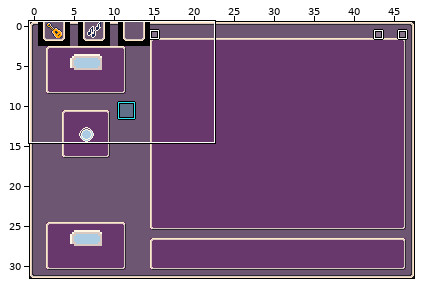
Two states of a LDtk project, tiny-cli/src/main/resources/sfx/sfx-editor.ldtk. The picture above shows the old version from afar; the outline marks the close-up.
Close-up. Before:
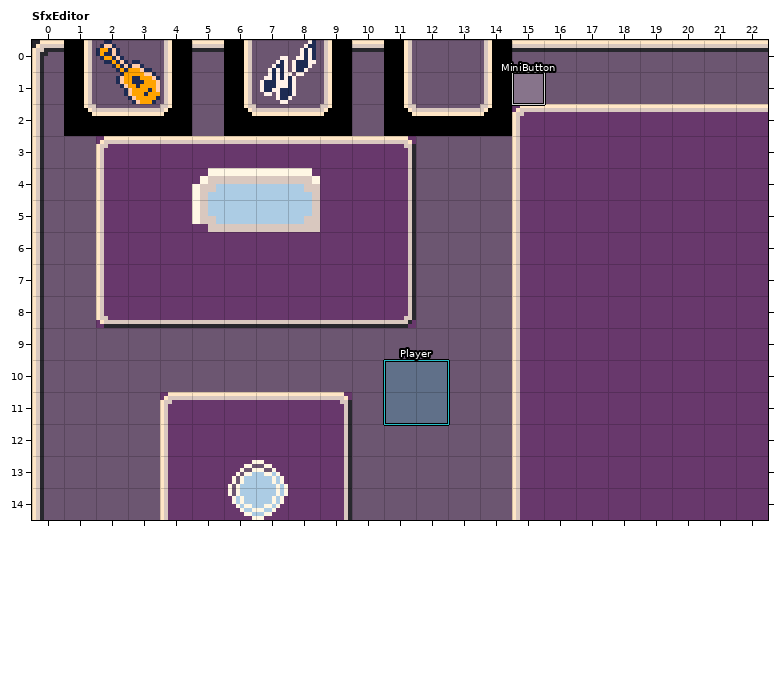
Cells are 8x8 px. Shown: SfxEditor x 0..22, y 0..14. The commit also changed other parts of the map, which this record leaves out.
New version:
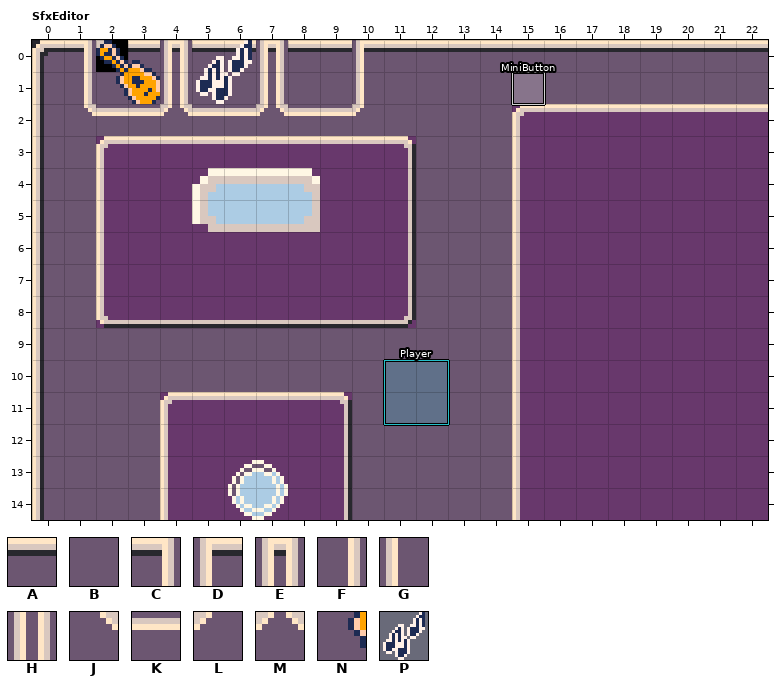
Key: from "Borders_8x8": A 30, B 62, C 30 under 16, D 30 under 18, E 30 under 19, F 62 under 16, G 62 under 18, H 62 under 19, J 62 under 48, K 62 under 49, L 62 under 50, M 62 under 50 under 51; from "Menu": N 1; from "Spritesheet_16x16": P 82.
_ is an empty cell, # one hidden under a higher layer.
Objects are placed by their top-left corner, in cells (3,4 is the top-left corner of cell 3,4); size is 1x1 cell unless given.
Author's note on the commit: Increase max BPM and fix max beat in the SFX Editor
The exact change:
Layer "Background":
y 0: x 1 # -> C; x 4 # -> E; x 7 # -> E; x 10 A -> D
y 1: x 1 # -> F; x 4 # -> H; x 7 # -> H; x 10 B -> G
y 2: x 1..10 ####B####B -> JKKMKKMKKL
Layer "Menu":
y 0: x 1 N -> _; x 3..4 NN -> __; x 6..9 NNNN -> ____; x 11..14 NNNN -> ____
y 1: x 1 N -> _; x 4 N -> _; x 6..9 NNNN -> ____; x 11 N -> _; x 14 N -> _
y 2: x 1..4 NNNN -> ____; x 6..9 NNNN -> ____; x 11..14 NNNN -> ____
Layer "Widgets":
changed: P "ModeButton" at 7,0 size 2x2 -> P "ModeButton" at 5,0 size 2x2
